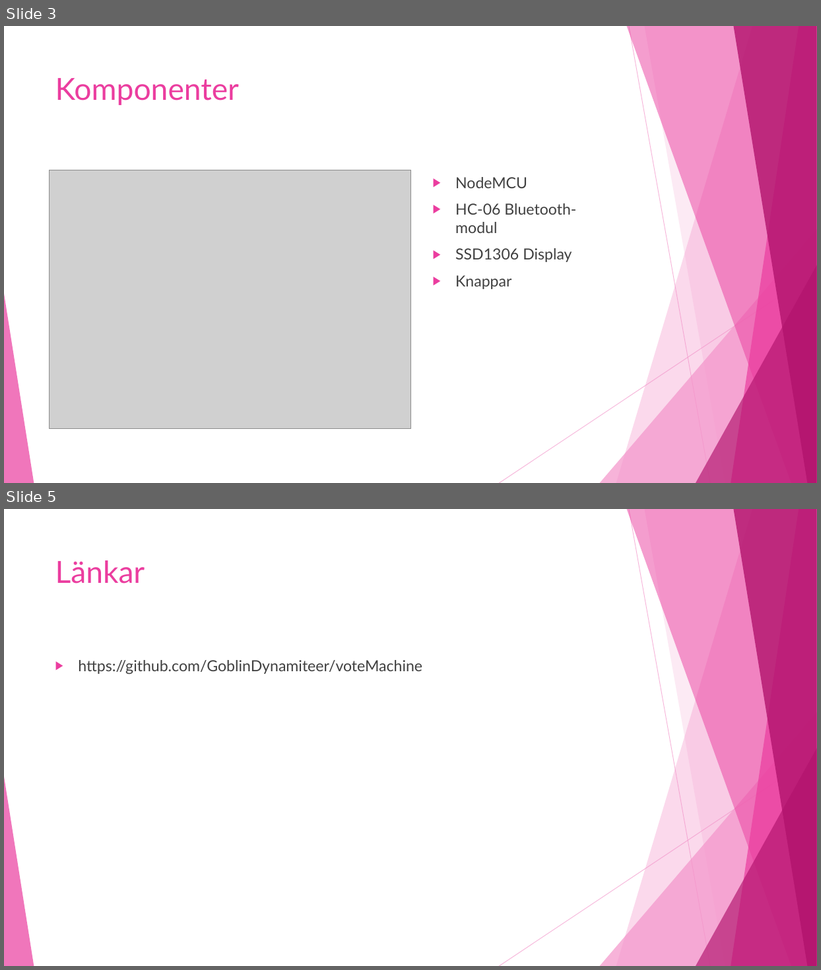
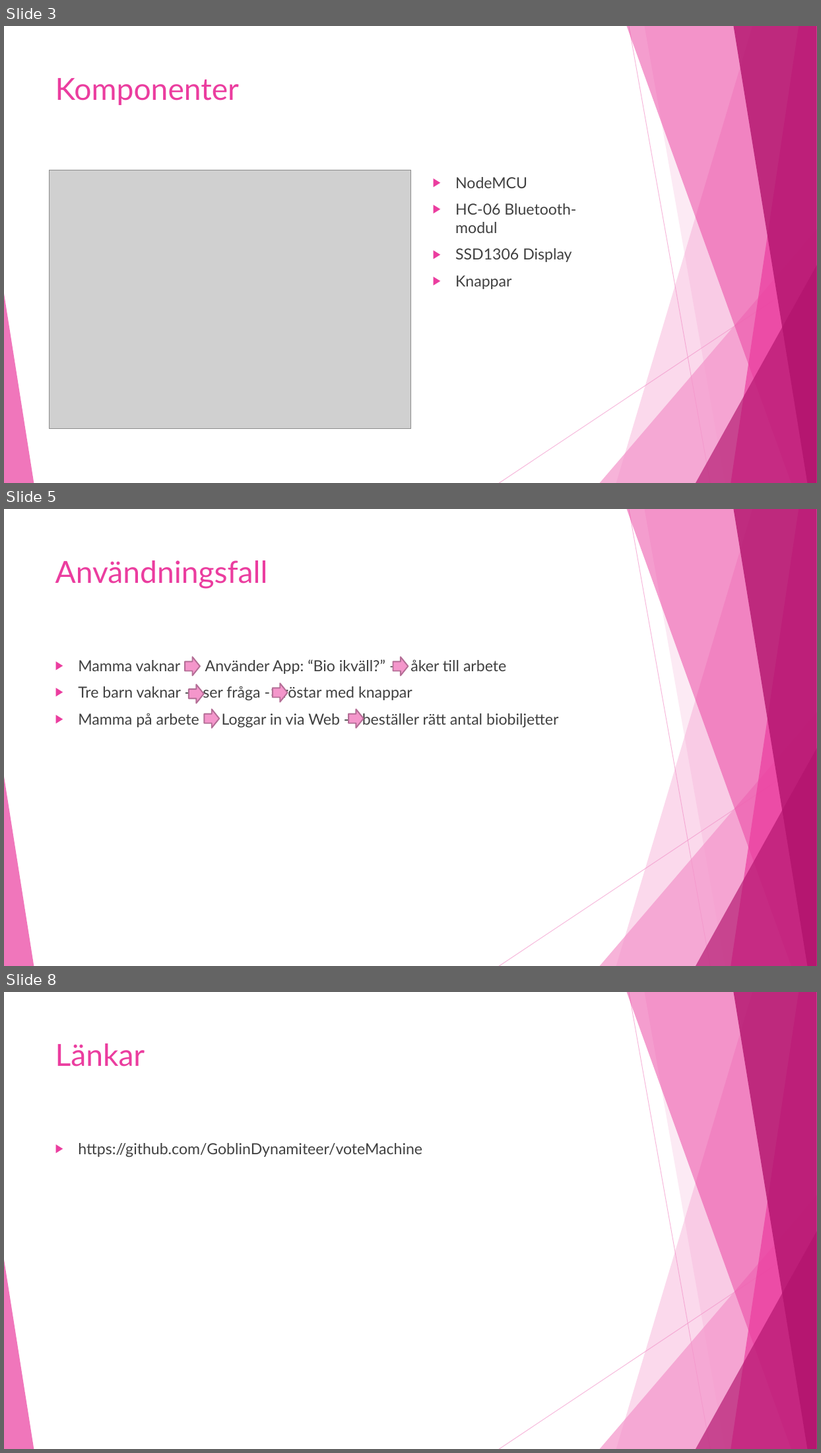
Before and after one commit to GoblinDynamiteer/voteMachine, a slide deck: Documentation/presentation/voteMachine.pptx. Shown one above the other, each under a label of ours: slides 3 and 5 before the commit, slides 3, 5 and 8 after it; the slides between them are not shown. The pictures are 821x970 and 821x1453 pixels, drawn with LibreOffice and Linux fonts; fonts in the diff are those of the drawing; grey boxes stand for pictures. Boxes give left, top, right and bottom in pixels: in the first picture for what was removed or moved away, otherwise in the second. Text is boxed around its words. In the diff, an @@ line names an element or a change of style, - is before the commit and + after.

Commit message:
Updated presentation

```diff
--- a/Documentation/presentation/voteMachine.pptx
+++ b/Documentation/presentation/voteMachine.pptx
@@ slide 5 added at box(4, 509, 817, 966), background #FFFFFF; not listed: 10 template elements that a slide beside it also shows @@
@@ title added at box(55, 560, 268, 589), 36 pt, text #EB3D9F @@
+Användningsfall
@@ text added at box(78, 659, 558, 727), 18 pt, text #404040 @@
+▶ Mamma vaknar –> Använder App: “Bio ikväll?” –> åker till arbete
+▶ Tre barn vaknar -> ser fråga -> röstar med knappar
+▶ Mamma på arbete -> Loggar in via Web -> beställer rätt antal biobiljetter
@@ right arrow added at box(185, 657, 201, 676), fill #F496CB, outline #B56F96 1.5 pt @@
@@ right arrow added at box(393, 657, 409, 676), fill #F496CB, outline #B56F96 1.5 pt @@
@@ right arrow added at box(189, 685, 204, 704), fill #F496CB, outline #B56F96 1.5 pt @@
@@ right arrow added at box(273, 683, 288, 702), fill #F496CB, outline #B56F96 1.5 pt @@
@@ right arrow added at box(204, 710, 219, 729), fill #F496CB, outline #B56F96 1.5 pt @@
@@ right arrow added at box(349, 710, 364, 729), fill #F496CB, outline #B56F96 1.5 pt @@
@@ what was slide 5 is now slide 8 @@
```
Also in this commit, not shown: 3 other slides added, 1 slide removed, 1 other file.
